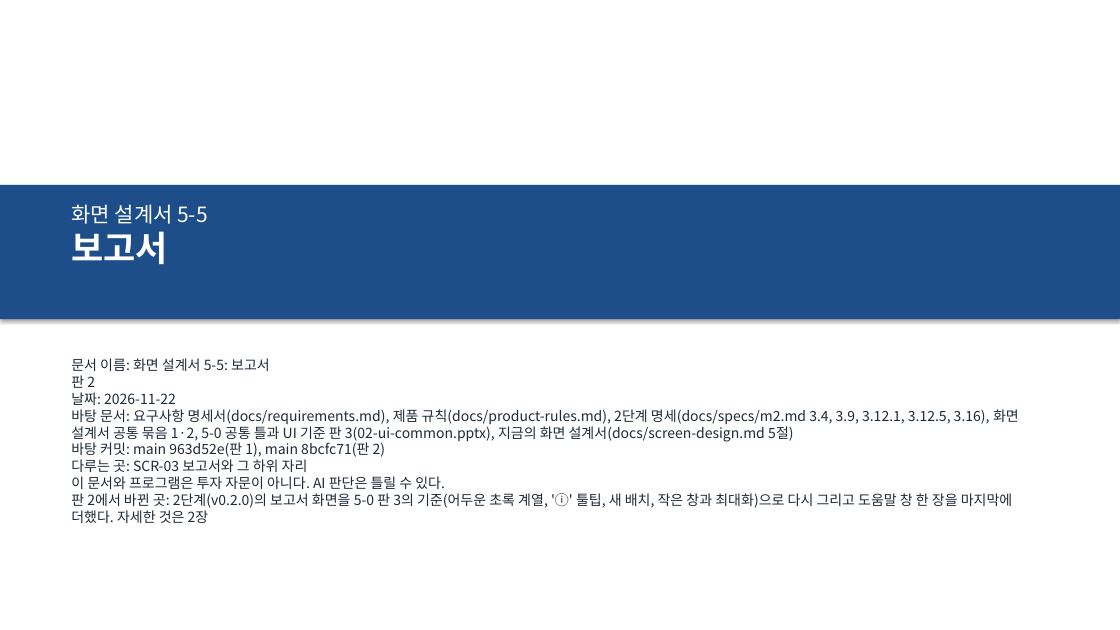
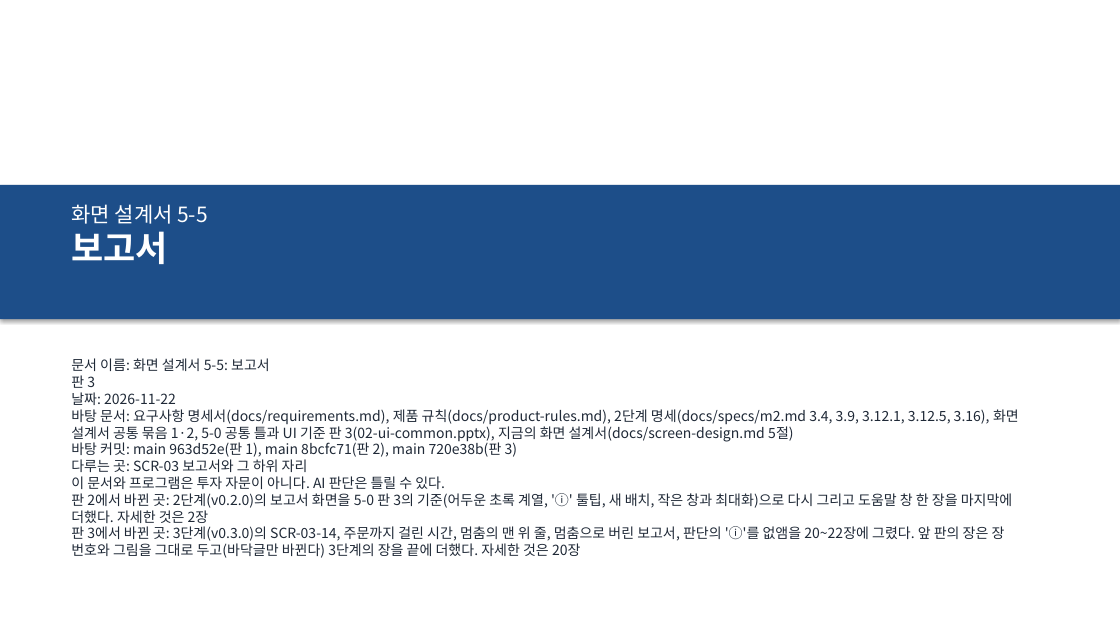
Before and after one commit to khy920723/coin-report-trader, a slide deck: slide 1 of docs/screen-design/20-report.pptx. Drawn at 1120x630 pixels with LibreOffice and Linux fonts; fonts in the diff are those of the drawing. Boxes give left, top, right and bottom in pixels: in the first picture for what was removed or moved away, otherwise in the second. Text is boxed around its words. In the diff, an @@ line names an element or a change of style, - is before the commit and + after.

```diff
--- a/docs/screen-design/20-report.pptx
+++ b/docs/screen-design/20-report.pptx
@@ text at [71, 375, 95, 388]: text changed @@
-판 2
+판 3
@@ text at [71, 441, 517, 457]: text changed @@
-바탕 커밋: main 963d52e(판 1), main 8bcfc71(판 2)
+바탕 커밋: main 963d52e(판 1), main 8bcfc71(판 2), main 720e38b(판 3)
@@ text at [71, 526, 1005, 558]: paragraph added @@
+판 3에서 바뀐 곳: 3단계(v0.3.0)의 SCR-03-14, 주문까지 걸린 시간, 멈춤의 맨 위 줄, 멈춤으로 버린 보고서, 판단의 'ⓘ'를 없앰을 20~22장에 그렸다. 앞 판의 장은 장 번호와 그림을 그대로 두고(바닥글만 바뀐다) 3단계의 장을 끝에 더했다. 자세한 것은 20장
```
Also in this commit, not shown: 18 other slides changed, 3 slides added, 8 other files.
